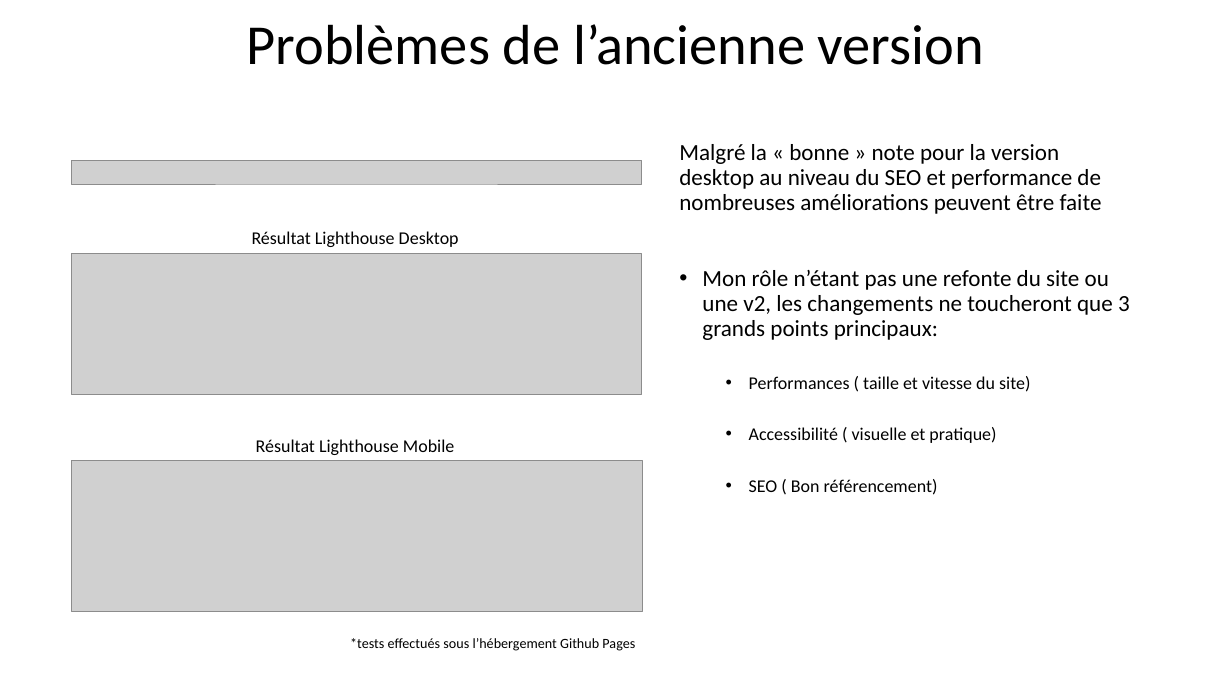
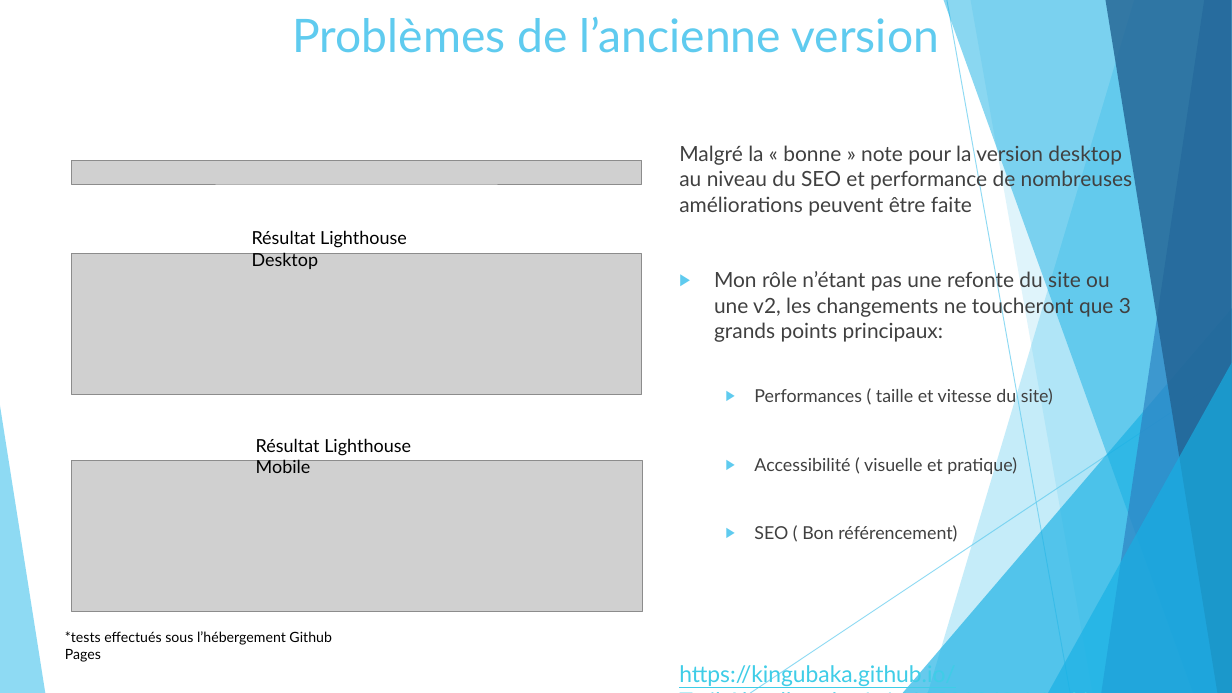
Before and after one commit to KinguBaka/TarikAboulhouda_4_16122020, a slide deck: slide 4 of Optimisez_un_site_web_existant.pptx. Drawn at 1232x693 pixels with LibreOffice and Linux fonts; fonts in the diff are those of the drawing; grey boxes stand for pictures. Boxes give left, top, right and bottom in pixels: in the first picture for what was removed or moved away, otherwise in the second. Text is boxed around its words. In the diff, an @@ line names an element or a change of style, - is before the commit and + after.

```diff
--- a/Optimisez_un_site_web_existant.pptx
+++ b/Optimisez_un_site_web_existant.pptx
@@ title "Problèmes de l’ancienne version" at [293, 17, 939, 53]: size 44 to 36 pt, font Calibri to Lato, text colour #000000 to #5FCBEF; line spacing 0.9 to 1; vertical alignment middle to top @@
@@ text at [679, 143, 1133, 542]: size 18 to 16.3 pt in "Malgré la « bonne » note pour ...", "Mon rôle n’étant pas une refonte du ..."; font Calibri to Lato, text colour #000000 to #404040 in "Malgré la « bonne » note pour ...", "Mon rôle n’étant pas une refonte du ...", "Performances ( taille et vitesse du site)", "Accessibilité ( visuelle et pratique)" and 1 more places; size 14 to 13.9 pt in "Performances ( taille et vitesse du site)", "Accessibilité ( visuelle et pratique)", "SEO ( Bon référencement)"; line spacing 0.9 to 1; bullet • to ▶; more space between paragraphs @@
@@ group added at [0, 0, 1232, 693]: 5 freeform shapes, 3 triangles, 2 lines @@
@@ font Calibri to Lato in 3 elements at [256, 438, 411, 473], [252, 230, 407, 269], [65, 631, 331, 662] @@
@@ text "*tests effectués sous l’hébergement Github ...": place and size @@
-text "*tests effectués sous l’hébergement Github ..." at [350, 638, 635, 651]
+text "*tests effectués sous l’hébergement Github ..." at [65, 631, 331, 662]
@@ text at [679, 662, 955, 687]: paragraph added @@
+https://kingubaka.github.io/TarikAboulhouda_4_16122020/Original/index.html
```
Also in this commit, not shown: 12 other slides changed, 3 slides added, 1 slide removed, 1 other file.
